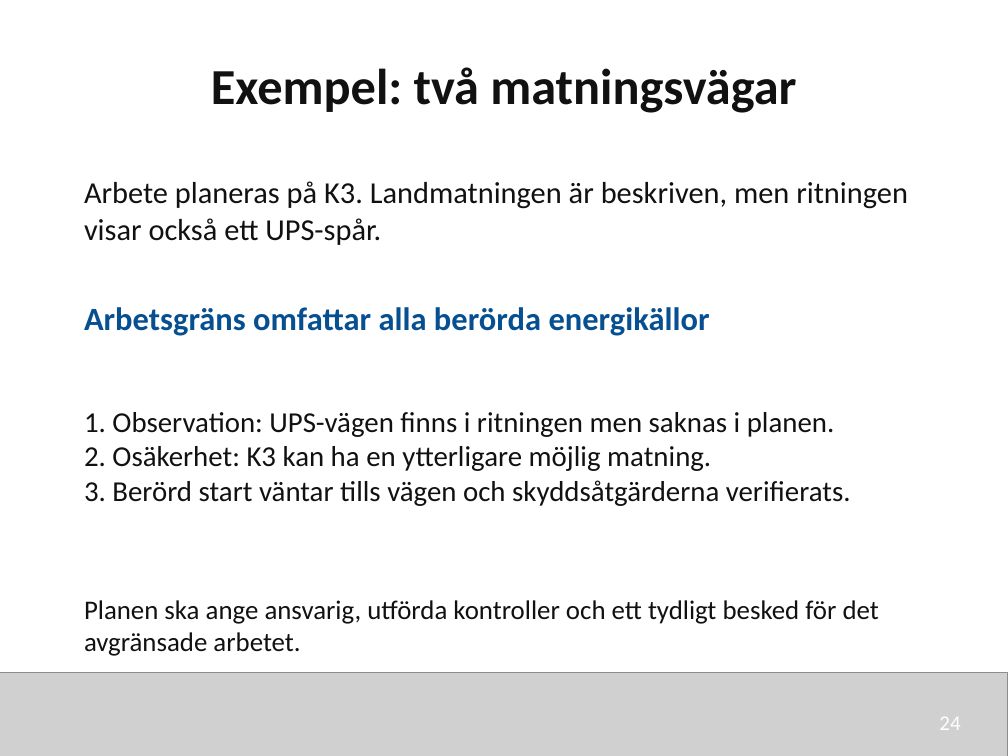
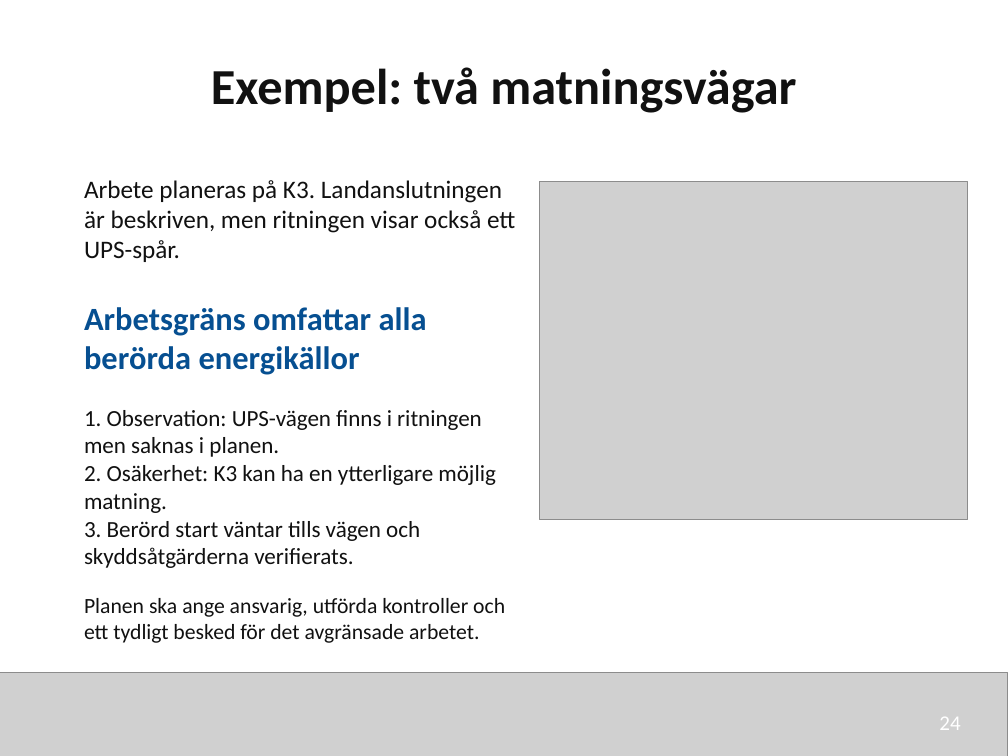
Before and after one commit to nj22az/nj22az.github.io, a slide deck: slide 24 of sjoskolan/vecka-42/aktuell/v42_02_Regler_ansvar_och_arbetsmetoder_elev.pptx. Drawn at 1008x756 pixels with LibreOffice and Linux fonts; fonts in the diff are those of the drawing; grey boxes stand for pictures. Boxes give left, top, right and bottom in pixels: in the first picture for what was removed or moved away, otherwise in the second. Text is boxed around its words. In the diff, an @@ line names an element or a change of style, - is before the commit and + after.

```diff
--- a/sjoskolan/vecka-42/aktuell/v42_02_Regler_ansvar_och_arbetsmetoder_elev.pptx
+++ b/sjoskolan/vecka-42/aktuell/v42_02_Regler_ansvar_och_arbetsmetoder_elev.pptx
@@ text at (84, 180, 515, 262): text changed; size 21.8 to 18 pt @@
-Arbete planeras på K3. Landmatningen är beskriven, men ritningen visar också ett UPS-spår.
+Arbete planeras på K3. Landanslutningen är beskriven, men ritningen visar också ett UPS-spår.
@@ picture added at (539, 181, 968, 520) @@
@@ text "Arbetsgräns omfattar alla berörda energikällor" rewrapped from (84, 307, 710, 336) to (84, 307, 427, 375) @@
@@ text "1. Observation: UPS-vägen finns i ..." at (84, 410, 495, 568): size 20.6 to 16.5 pt @@
@@ text "Planen ska ange ansvarig, utförda ..." at (84, 598, 505, 643): size 19.1 to 15.5 pt @@
```
Also in this commit, not shown: 18 other slides changed, 13 other files.
